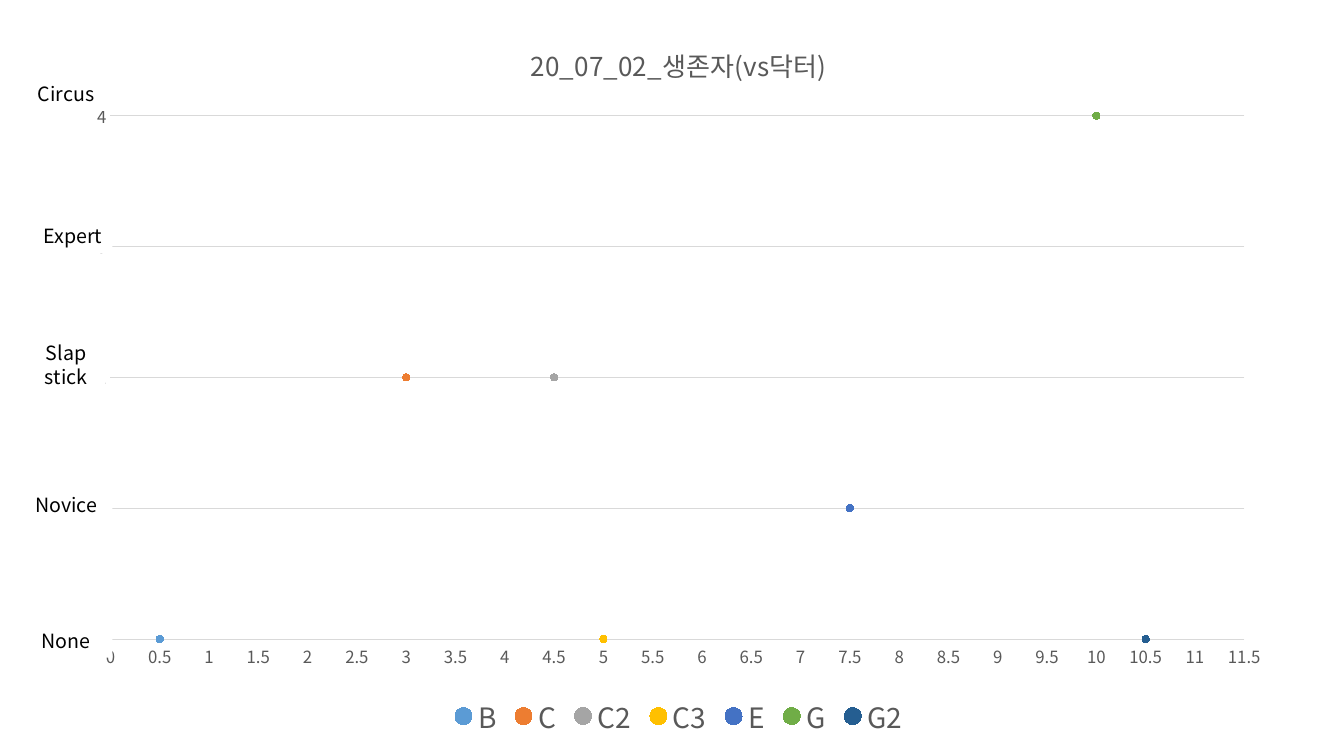
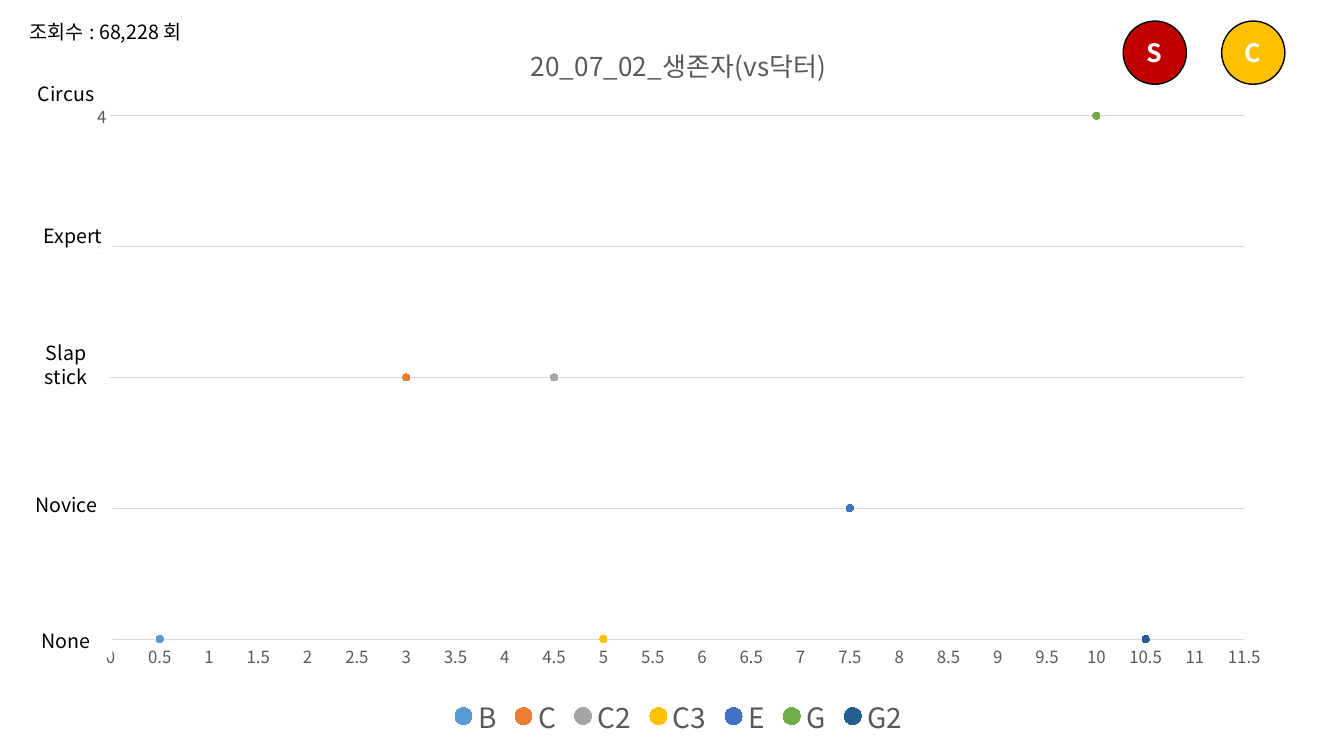
Before and after one commit to Bumizi/Thesis, a slide deck: slide 10 of DBD 분석/맵 분석/3. 콜드윈드 농장(★)/3. 썩은 들판(★)/영상분석자료/탄착군 분석/탄착군_종합분석.pptx. Drawn at 1344x756 pixels with LibreOffice and Linux fonts; fonts in the diff are those of the drawing. Boxes give left, top, right and bottom in pixels: in the first picture for what was removed or moved away, otherwise in the second. Text is boxed around its words. In the diff, an @@ line names an element or a change of style, - is before the commit and + after.

```diff
--- a/DBD 분석/맵 분석/3. 콜드윈드 농장(★)/3. 썩은 들판(★)/영상분석자료/탄착군 분석/탄착군_종합분석.pptx
+++ b/DBD 분석/맵 분석/3. 콜드윈드 농장(★)/3. 썩은 들판(★)/영상분석자료/탄착군 분석/탄착군_종합분석.pptx
@@ text added at [30,22,182,43], 14 pt, text #000000 @@
+조회수 : 68,228 회
@@ ellipse added at [1123,21,1187,85], fill #C00000, outline #000000 1 pt, 18 pt, text #FFFFFF, bold @@
+S
@@ ellipse added at [1222,21,1286,85], fill #FFC000, outline #000000 1 pt, 18 pt, text #FFFFFF, bold @@
+C
```
Also in this commit, not shown: 10 other slides changed, 3 other files.
